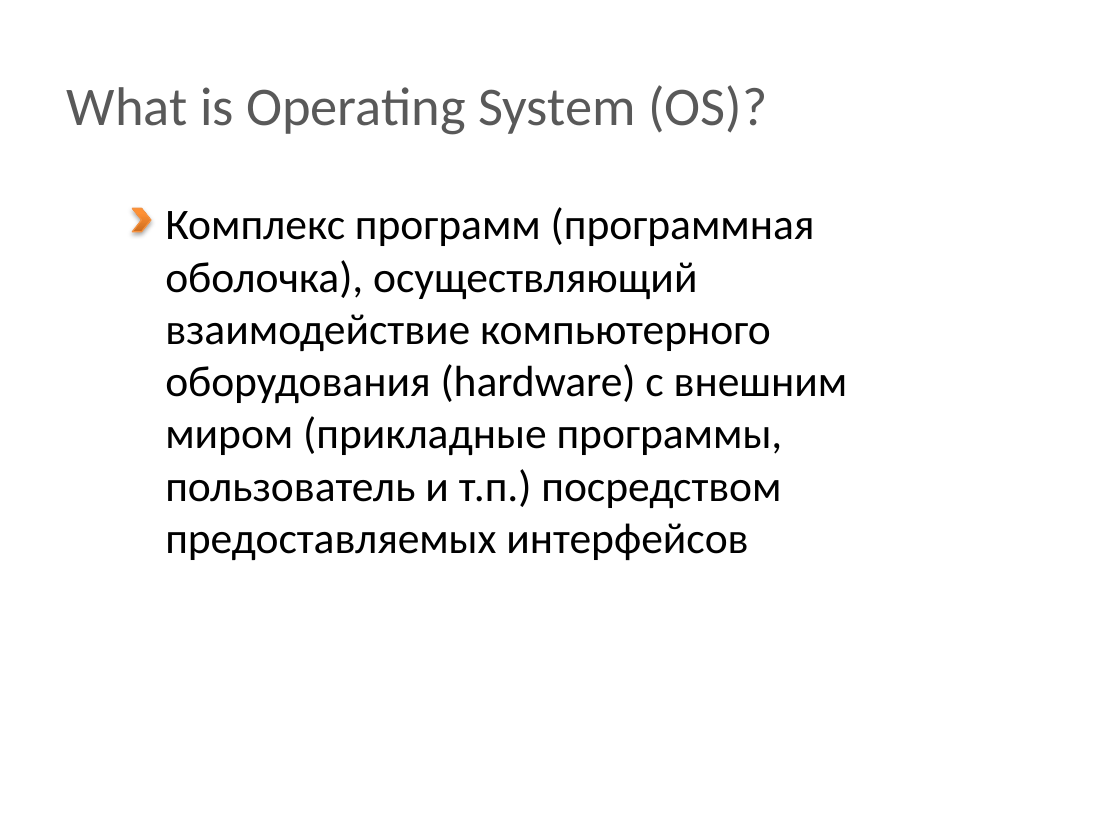
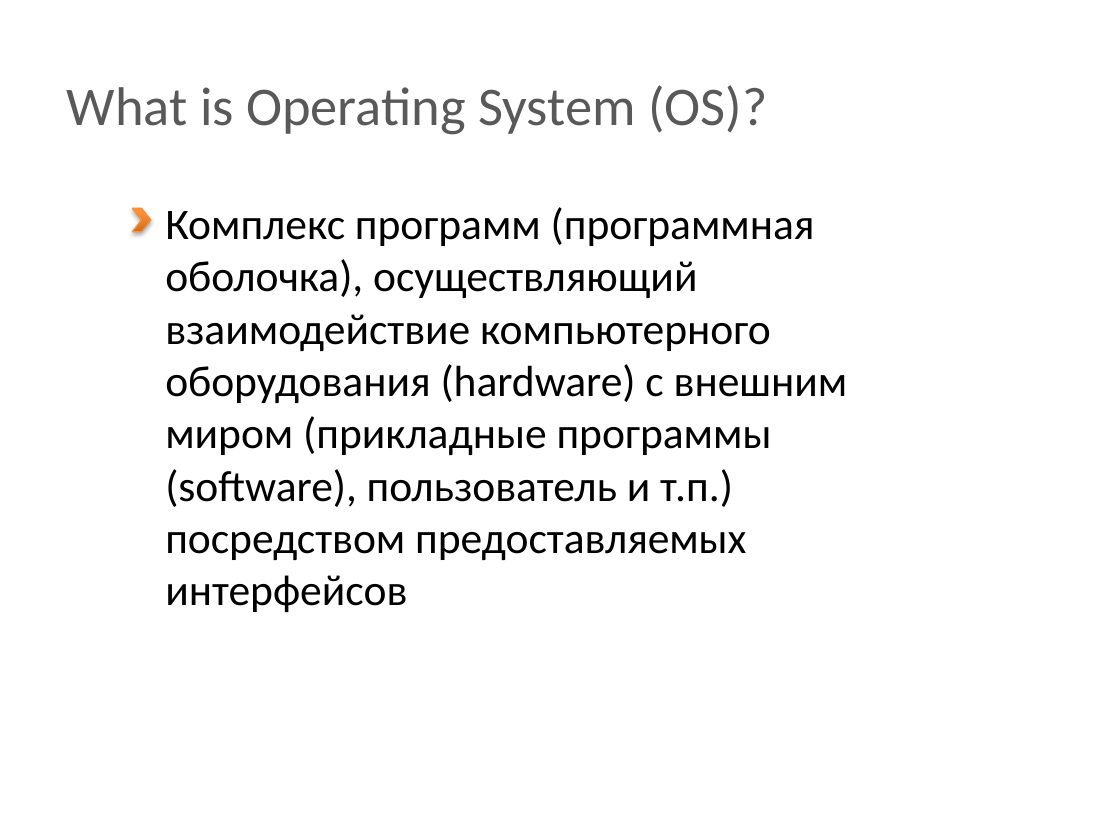
Before and after one commit to BigRacer/swtesting, a slide deck: slide 5 of 1.Introduction_part2/Introduction.pptx (slide 4 before the commit). Drawn at 1120x840 pixels with LibreOffice and Linux fonts; fonts in the diff are those of the drawing; background and template pictures are left out. Boxes give left, top, right and bottom in pixels: in the first picture for what was removed or moved away, otherwise in the second. Text is boxed around its words. In the diff, an @@ line names an element or a change of style, - is before the commit and + after.

```diff
--- a/1.Introduction_part2/Introduction.pptx
+++ b/1.Introduction_part2/Introduction.pptx
@@ text at (165,207,848,612): text changed @@
-Комплекс программ (программная оболочка), осуществляющий взаимодействие компьютерного оборудования (hardware) с внешним миром (прикладные программы, пользователь и т.п.) посредством предоставляемых интерфейсов
+Комплекс программ (программная оболочка), осуществляющий взаимодействие компьютерного оборудования (hardware) с внешним миром (прикладные программы (software), пользователь и т.п.) посредством предоставляемых интерфейсов
```
Also in this commit, not shown: 7 other slides changed, 5 slides added, 2 other files.
